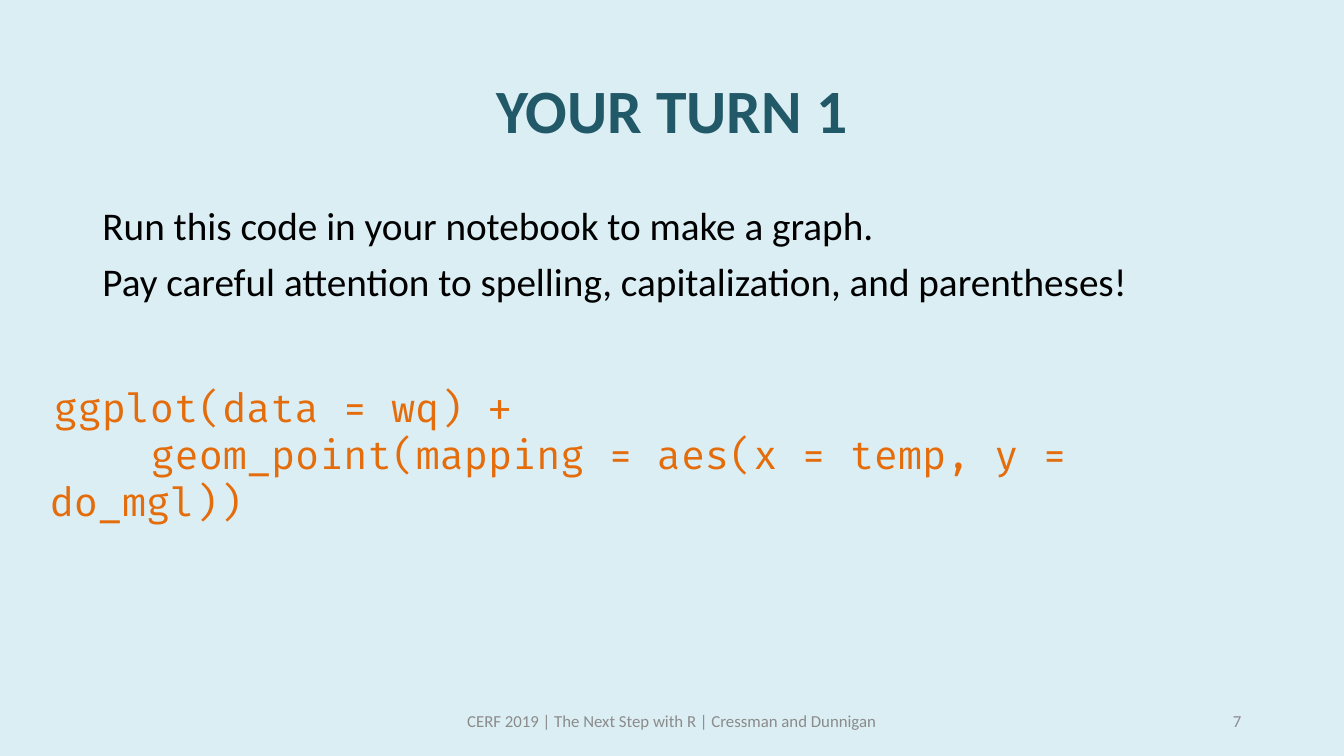
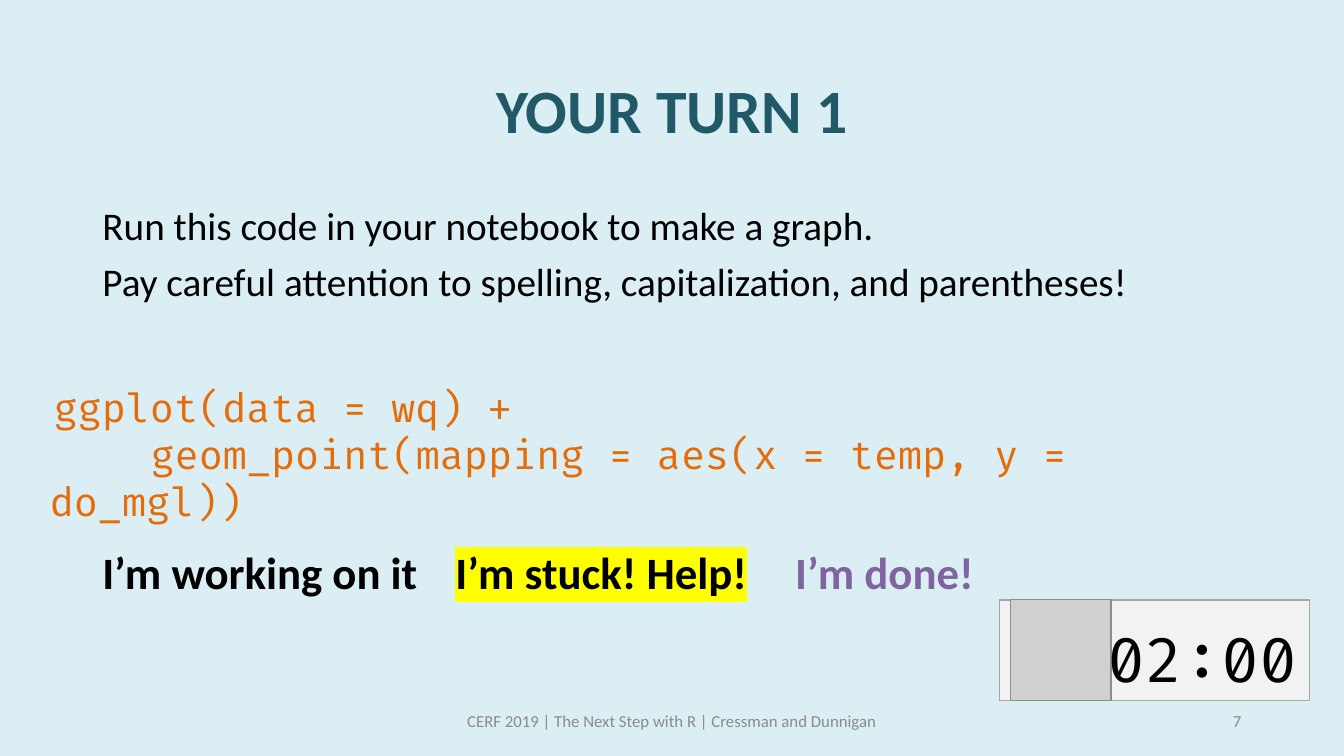
Before and after one commit to swmpkim/2019_CERF, a slide deck: slide 7 of slides/01_Visualize.pptx. Drawn at 1344x756 pixels with LibreOffice and Linux fonts; fonts in the diff are those of the drawing; grey boxes stand for pictures. Boxes give left, top, right and bottom in pixels: in the first picture for what was removed or moved away, otherwise in the second. Text is boxed around its words. In the diff, an @@ line names an element or a change of style, - is before the commit and + after.

```diff
--- a/slides/01_Visualize.pptx
+++ b/slides/01_Visualize.pptx
@@ text added at box(102, 556, 417, 597), 32 pt, text #000000, bold @@
+I’m working on it
@@ text added at box(455, 556, 747, 596), 32 pt, text #000000, bold @@
+I’m stuck! Help!
@@ text added at box(795, 556, 973, 590), 32 pt, text #8064A2, bold @@
+I’m done!
@@ rectangle added at box(999, 600, 1310, 701), fill #F2F2F2, outline #A6A6A6 1 pt @@
@@ picture added at box(1010, 600, 1111, 701) @@
@@ text added at box(1108, 633, 1297, 700), 44 pt, text #000000 @@
+02:00
```
Also in this commit, not shown: 17 other slides changed, 1 slide added, 1 other file.
